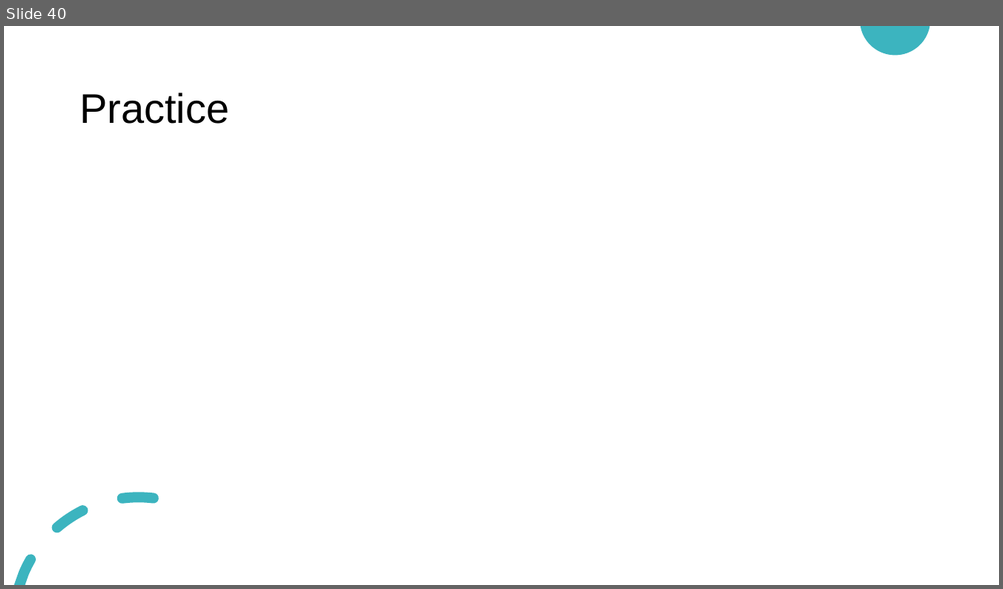
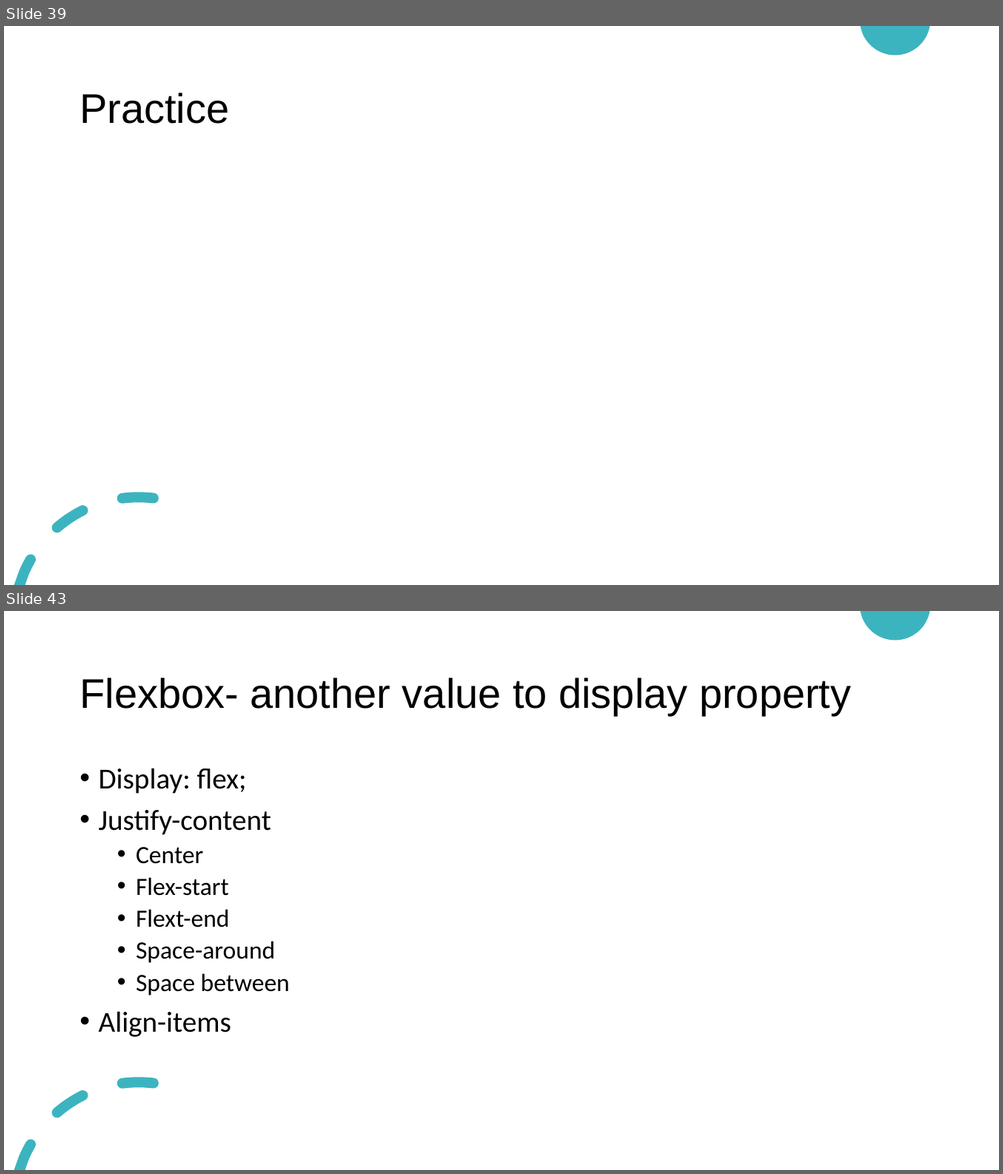
Before and after one commit to HanaZRasheed/HTU-Website-Fall2021, a slide deck: Website Design and Development.pptx. Shown one above the other, each under a label of ours: slide 40 before the commit, slides 39 and 43 after it; the slides between them are not shown. The pictures are 1003x589 and 1003x1174 pixels, drawn with LibreOffice and Linux fonts; fonts in the diff are those of the drawing. Boxes give left, top, right and bottom in pixels: in the first picture for what was removed or moved away, otherwise in the second. Text is boxed around its words. In the diff, an @@ line names an element or a change of style, - is before the commit and + after.

```diff
--- a/Website Design and Development.pptx
+++ b/Website Design and Development.pptx
@@ slide 43 added at (x1=4, y1=611, x2=999, y2=1170), background #FFFFFF; not listed: 2 template elements that a slide beside it also shows @@
@@ title added at (x1=79, y1=678, x2=851, y2=715), 40 pt, text #000000 @@
+Flexbox- another value to display property
@@ text added at (x1=99, y1=768, x2=290, y2=1037), 24 pt, text #000000 @@
+• Display: flex;
+• Justify-content
+  • Center
+  • Flex-start
+  • Flext-end
+  • Space-around
+  • Space between
+• Align-items
@@ what was slide 40 is now slide 39 @@
```
Also in this commit, not shown: 36 other slides added, 2 slides removed, 1 other file.
